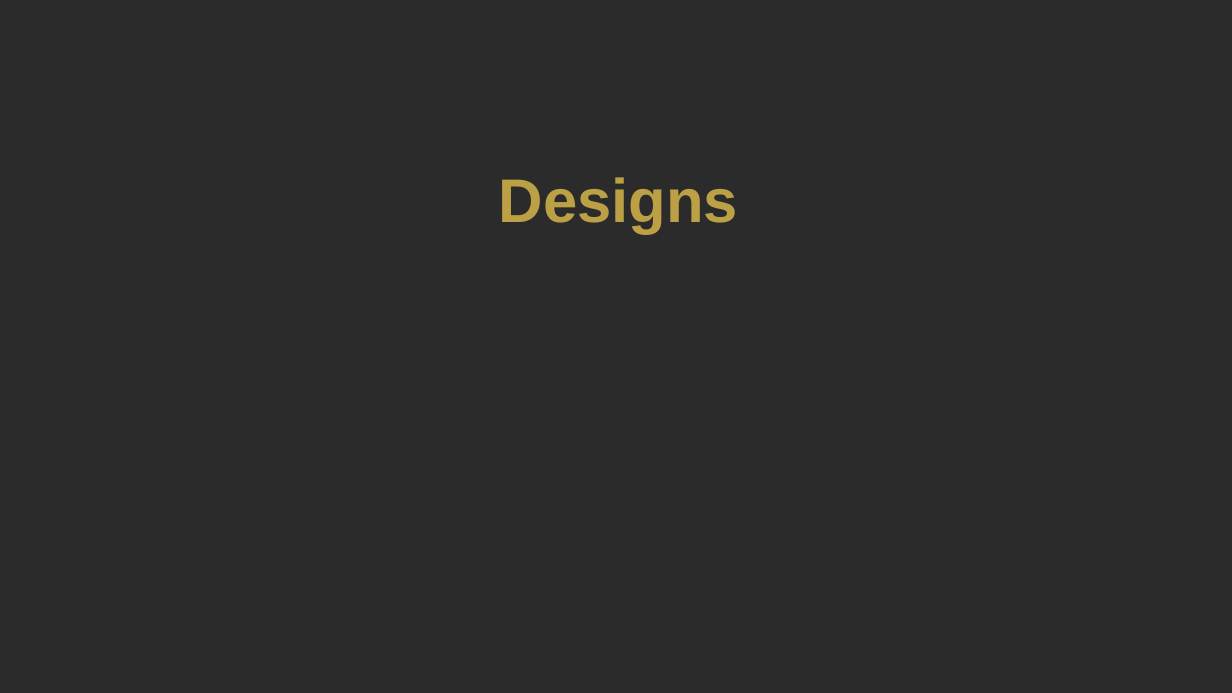
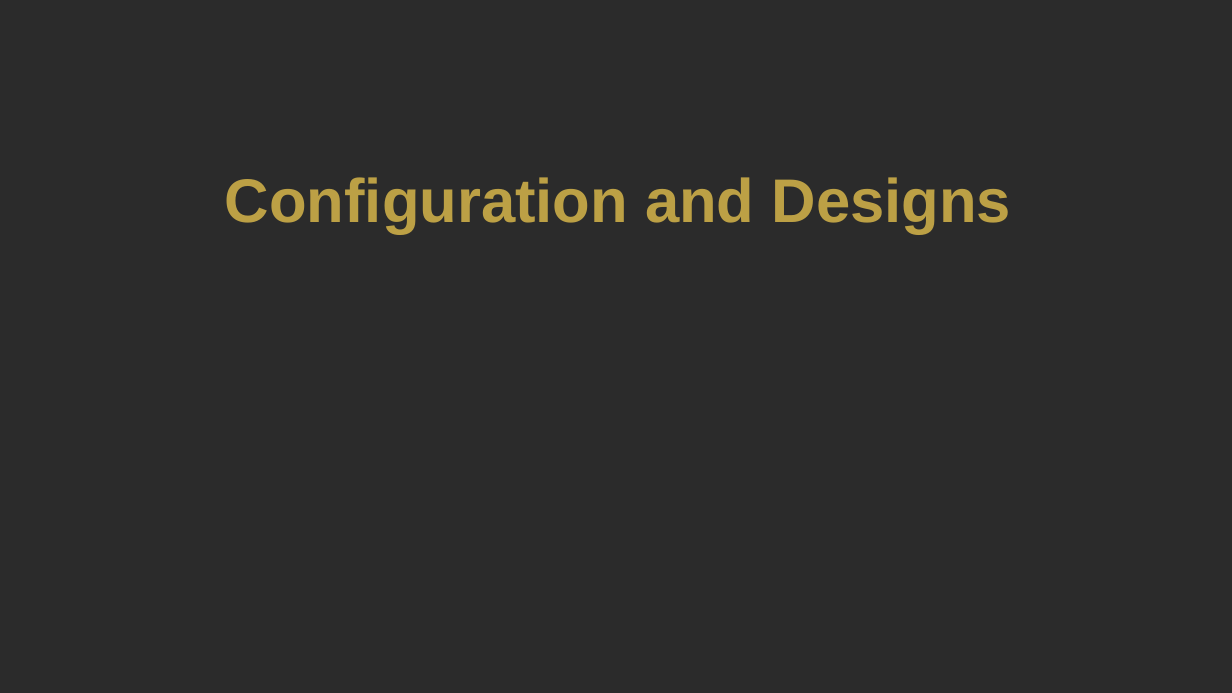
Before and after one commit to metxito/mastering-open-mirroring, a slide deck: slide 27 of documentation/under_edition/EMFCC25_SpeakerPPT_TemplateA_Styled.pptx (slide 26 before the commit). Drawn at 1232x693 pixels with LibreOffice and Linux fonts; fonts in the diff are those of the drawing; background and template pictures are left out; a plain dark background stands for a picture behind light text. Boxes give left, top, right and bottom in pixels: in the first picture for what was removed or moved away, otherwise in the second. Text is boxed around its words. In the diff, an @@ line names an element or a change of style, - is before the commit and + after.

```diff
--- a/documentation/under_edition/EMFCC25_SpeakerPPT_TemplateA_Styled.pptx
+++ b/documentation/under_edition/EMFCC25_SpeakerPPT_TemplateA_Styled.pptx
@@ text at [225, 177, 1011, 234]: text changed @@
-Designs
+Configuration and Designs
```
Also in this commit, not shown: 18 other slides changed, 1 slide added, 4 other files.
